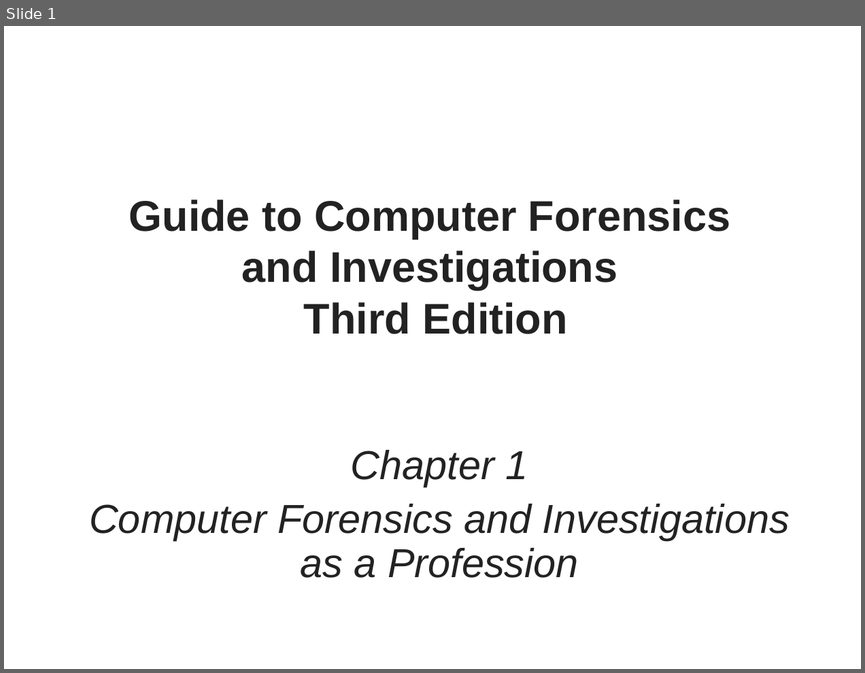
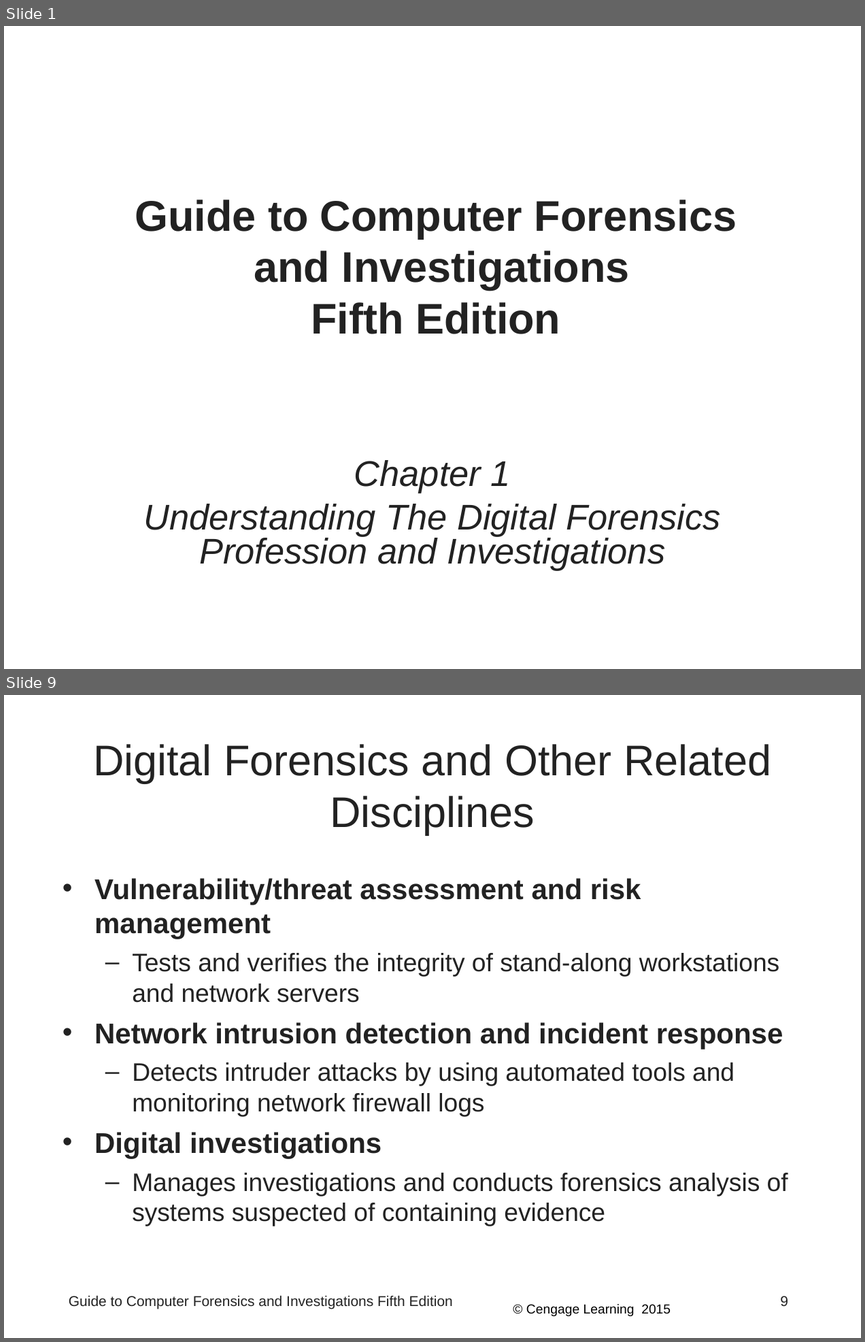
Before and after one commit to Emadalsuwat/emadalsuwat.github.io, a slide deck: computerforensics/Chapter1.ppt. Shown one above the other, each under a label of ours: slide 1 before the commit, slides 1 and 9 after it; the slides between them are not shown. The pictures are 865x673 and 865x1342 pixels, drawn with LibreOffice and Linux fonts; fonts in the diff are those of the drawing; background and template pictures are left out. Boxes give left, top, right and bottom in pixels: in the first picture for what was removed or moved away, otherwise in the second. Text is boxed around its words. In the diff, an @@ line names an element or a change of style, - is before the commit and + after.

```diff
--- a/computerforensics/Chapter1.ppt
+++ b/computerforensics/Chapter1.ppt
@@ slide 9 added at [4,695,861,1338], background #FFFFFF @@
@@ title added at [93,744,771,834], 36 pt, text #222222 @@
+Digital Forensics and Other Related Disciplines
@@ text added at [94,878,788,1226], 21.3 pt, text #222222 @@
+• Vulnerability/threat assessment and risk management
+  – Tests and verifies the integrity of stand-along workstations and network servers
+• Network intrusion detection and incident response
+  – Detects intruder attacks by using automated tools and monitoring network firewall logs
+• Digital investigations
+  – Manages investigations and conducts forensics analysis of systems suspected of containing evidence
@@ text added at [69,1295,453,1309], 12 pt, text #222222 @@
+Guide to Computer Forensics and Investigations Fifth Edition
@@ text added at [526,1304,670,1316], 11 pt, text #000000 @@
+© Cengage Learning 2015
@@ page number added at [780,1295,788,1306], 12 pt, text #222222 @@
+9
@@ slide 1 changed as well @@
@@ title at [135,199,736,334]: text changed @@
-Guide to Computer Forensics
-and Investigations
-Third Edition
+Guide to Computer Forensics
+and Investigations
+Fifth Edition
@@ subtitle "Chapter 1": place and size @@
-subtitle "Chapter 1" at [89,450,789,577]
+subtitle "Chapter 1" at [143,460,720,571]
@@ subtitle at [354,460,511,493]: size 34 to 30 pt in "Chapter 1"; line spacing 0.9 to 0.8; less space between paragraphs @@
@@ subtitle at [143,503,720,571]: text changed; size 34 to 30 pt @@
-Computer Forensics and Investigations as a Profession
+Understanding The Digital Forensics Profession and Investigations
```
Also in this commit, not shown: 5 other slides changed, 75 other slides added, 33 slides removed, 19 other files.
